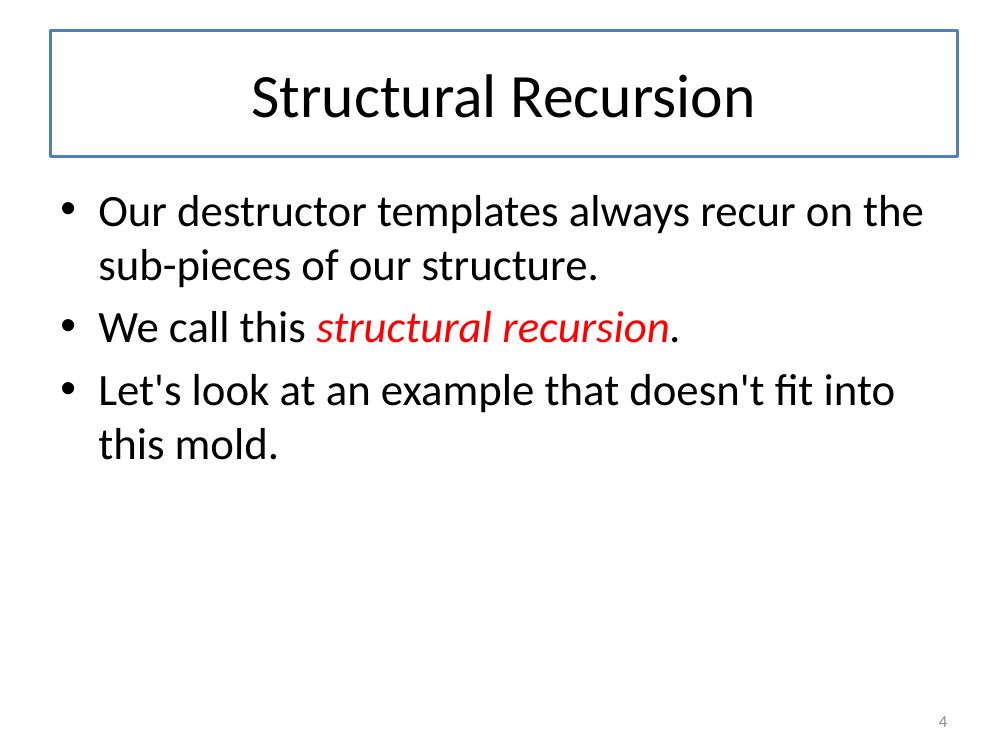
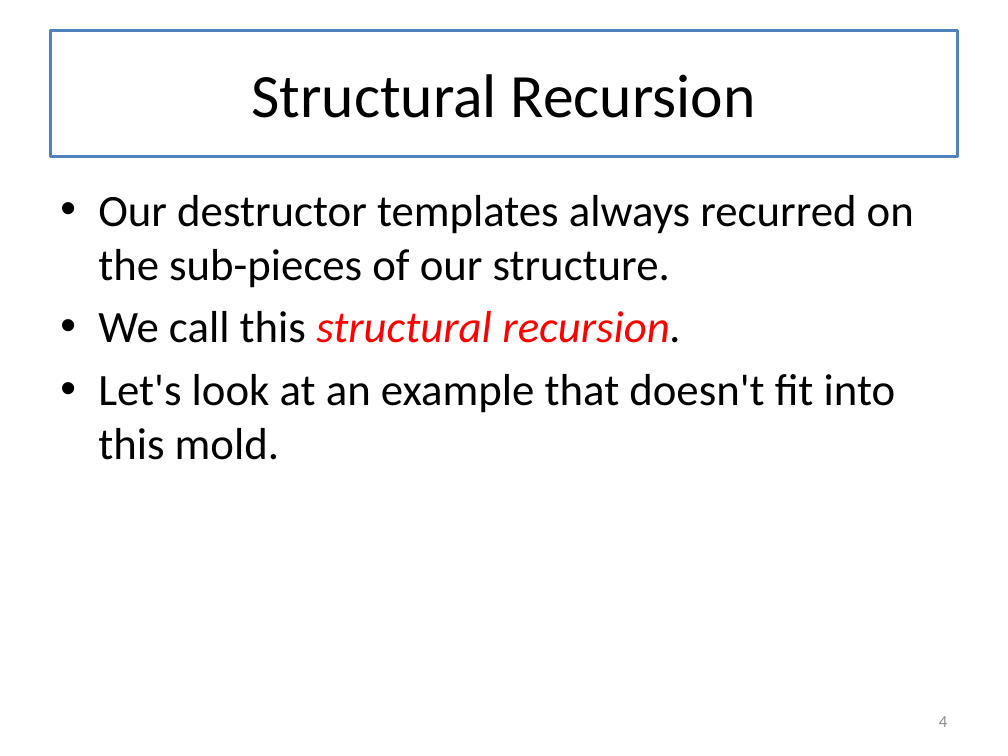
Before and after one commit to mwand/cs5010f16, a slide deck: slide 4 of Slides/Lesson 8.1 Introducing General Recursion.pptx. Drawn at 1008x756 pixels with LibreOffice and Linux fonts; fonts in the diff are those of the drawing. Boxes give left, top, right and bottom in pixels: in the first picture for what was removed or moved away, otherwise in the second. Text is boxed around its words. In the diff, an @@ line names an element or a change of style, - is before the commit and + after.

```diff
--- a/Slides/Lesson 8.1 Introducing General Recursion.pptx
+++ b/Slides/Lesson 8.1 Introducing General Recursion.pptx
@@ text at box(98, 195, 914, 288): text changed @@
-• Our destructor templates always recur on the sub-pieces of our structure.
+• Our destructor templates always recurred on the sub-pieces of our structure.
```
Also in this commit, not shown: 15 other slides changed, 1 slide added, 13 other files.
